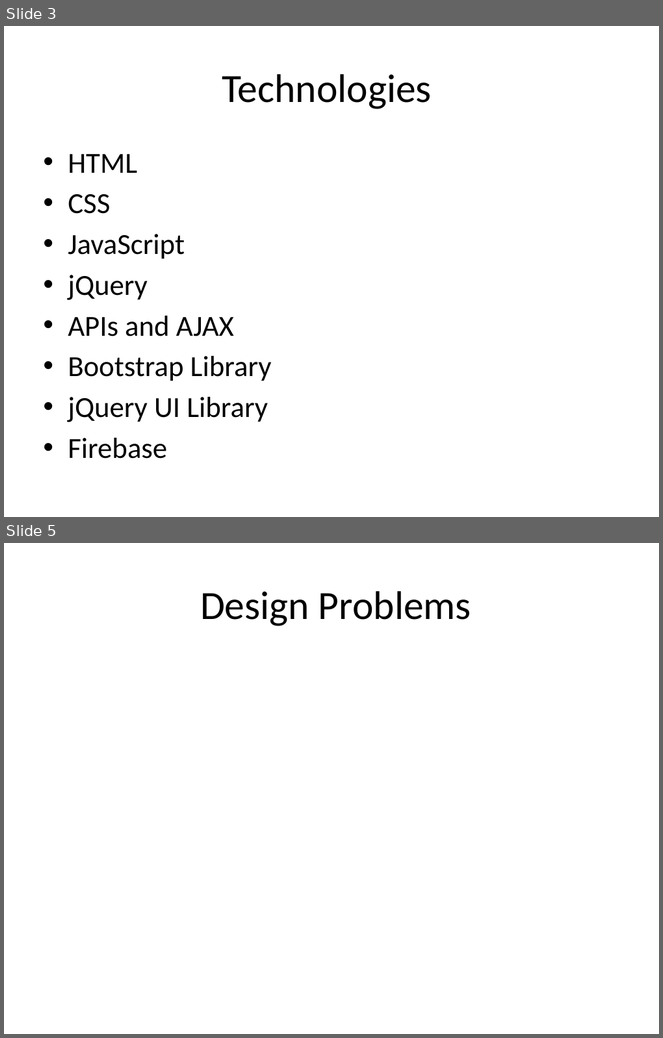
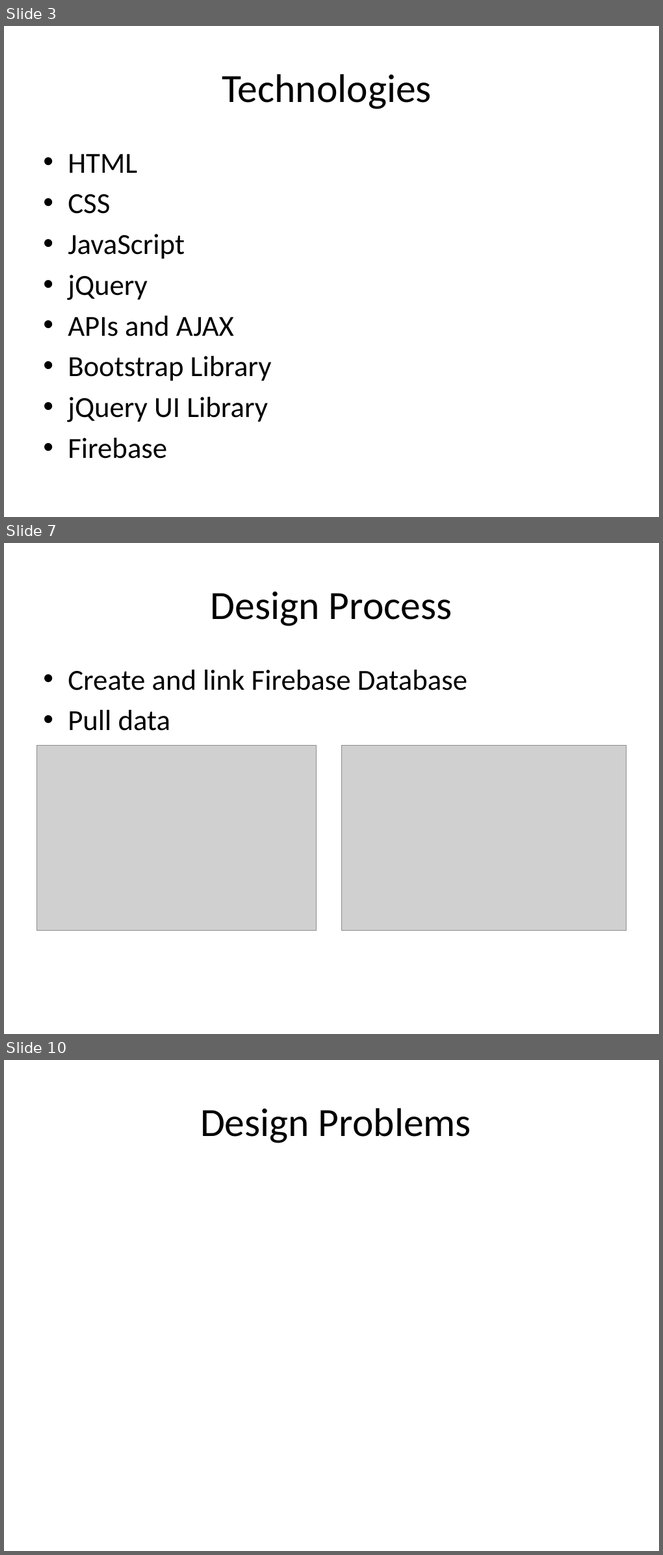
Before and after one commit to taddes/Project-1-Travel-App, a slide deck: Presentation1MyTravel.pptx. Shown one above the other, each under a label of ours: slides 3 and 5 before the commit, slides 3, 7 and 10 after it; the slides between them are not shown. The pictures are 663x1038 and 663x1555 pixels, drawn with LibreOffice and Linux fonts; fonts in the diff are those of the drawing; grey boxes stand for pictures; background and template pictures are left out. Boxes give left, top, right and bottom in pixels: in the first picture for what was removed or moved away, otherwise in the second. Text is boxed around its words. In the diff, an @@ line names an element or a change of style, - is before the commit and + after.

```diff
--- a/Presentation1MyTravel.pptx
+++ b/Presentation1MyTravel.pptx
@@ slide 7 added at bbox=[4, 543, 659, 1034], background picture (left out) @@
@@ title added at bbox=[211, 591, 452, 626], 44 pt, text #000000 @@
+Design Process
@@ text added at bbox=[68, 670, 467, 731], 32 pt, text #000000 @@
+• Create and link Firebase Database
+• Pull data
@@ picture added at bbox=[36, 745, 317, 931] @@
@@ picture added at bbox=[341, 745, 627, 931] @@
@@ what was slide 5 is now slide 10 @@
```
Also in this commit, not shown: 2 slides changed, 4 other slides added, 3 other files.
